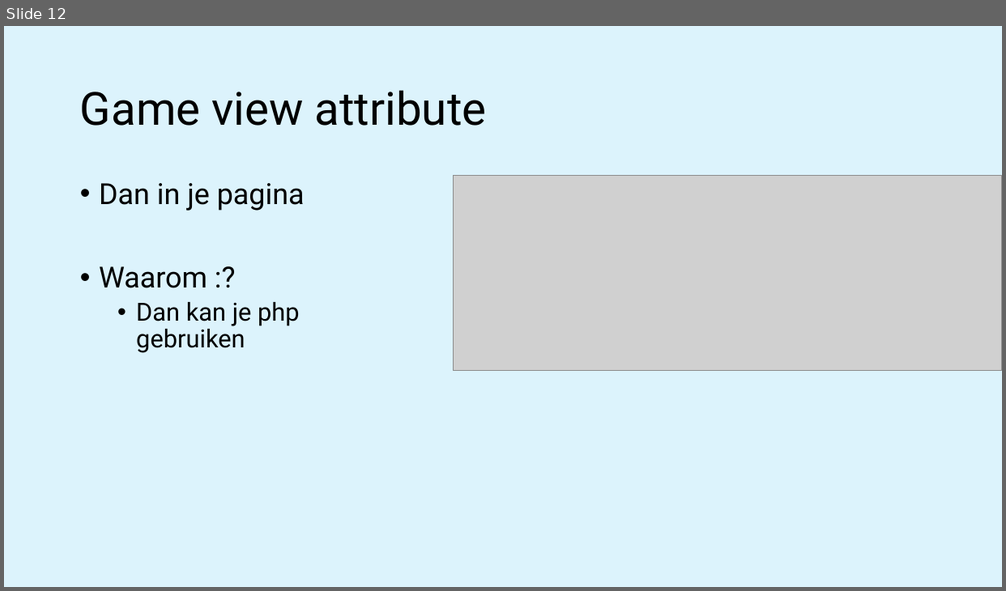
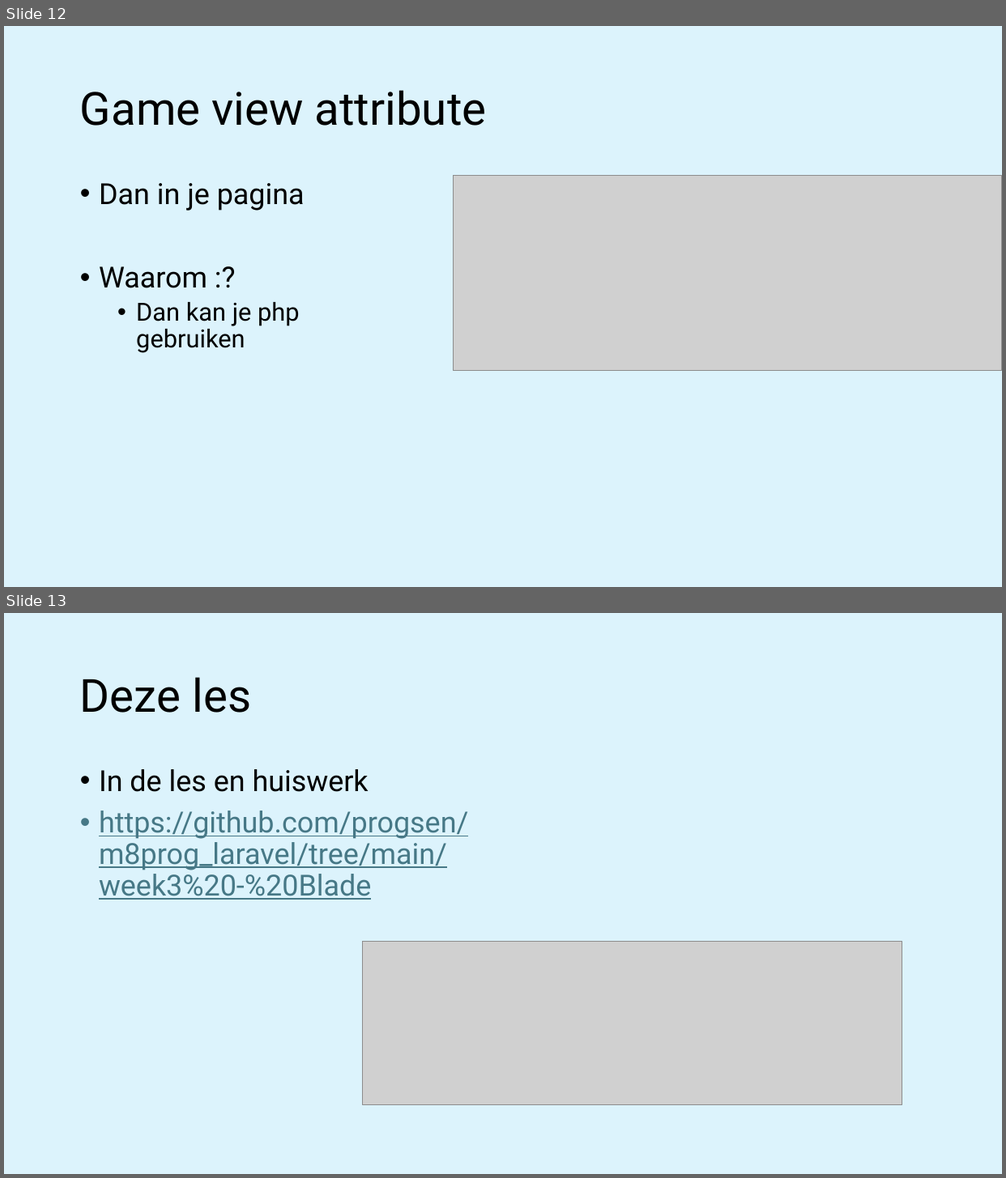
Before and after one commit to progsen/m8prog_laravel, a slide deck: week3 - Blade/M8Prog laravel 04 - Components.pptx. Shown one above the other, each under a label of ours: slide 12 before the commit, slides 12 and 13 after it. The pictures are 1006x591 and 1006x1178 pixels, drawn with LibreOffice and Linux fonts; fonts in the diff are those of the drawing; grey boxes stand for pictures. Boxes give left, top, right and bottom in pixels: in the first picture for what was removed or moved away, otherwise in the second. Text is boxed around its words. In the diff, an @@ line names an element or a change of style, - is before the commit and + after.

Commit message:
week 3-4

```diff
--- a/week3 - Blade/M8Prog laravel 04 - Components.pptx
+++ b/week3 - Blade/M8Prog laravel 04 - Components.pptx
@@ slide 13 added at (4, 613, 1002, 1174), background #CAEEFB at 65% opacity @@
@@ title added at (80, 677, 251, 713), 44 pt, text #000000 @@
+Deze les
@@ text added at (99, 769, 468, 900), 28 pt, text #467886, underline @@
+• In de les en huiswerk
+• https://github.com/progsen/m8prog_laravel/tree/main/week3%20-%20Blade
@@ picture added at (363, 942, 902, 1105) @@
```
Also in this commit, not shown: 8 other files.
